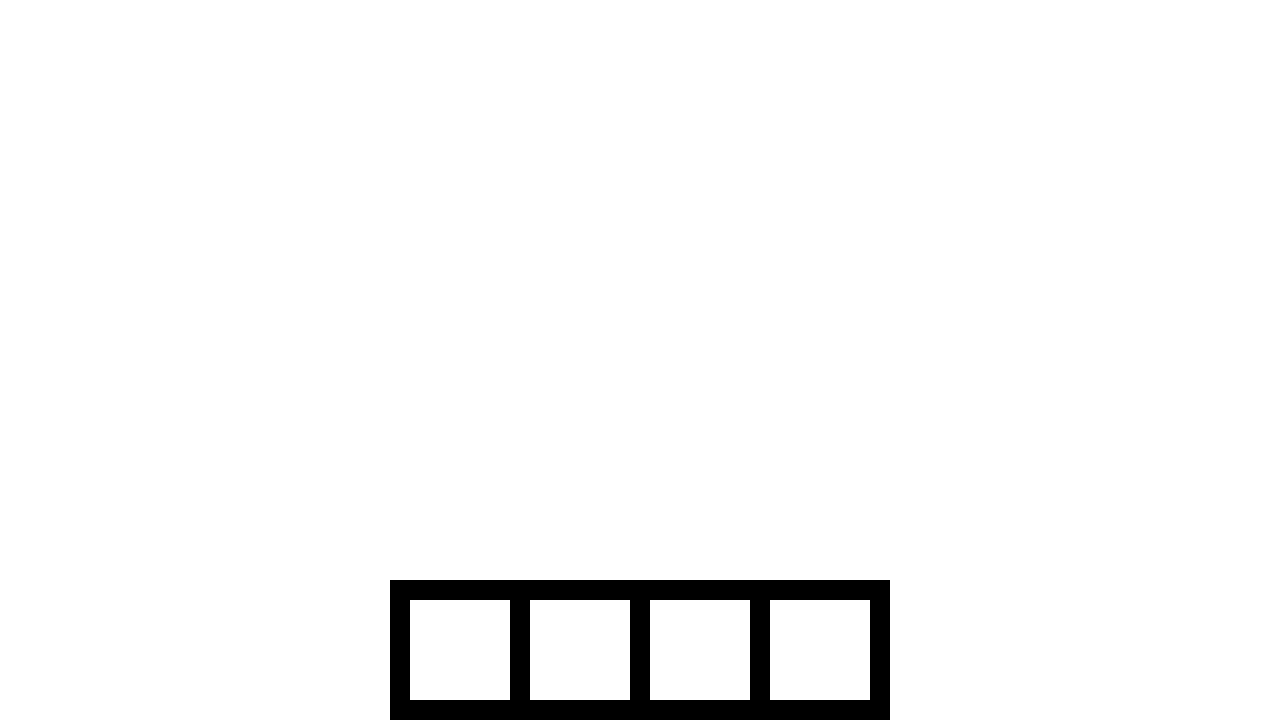
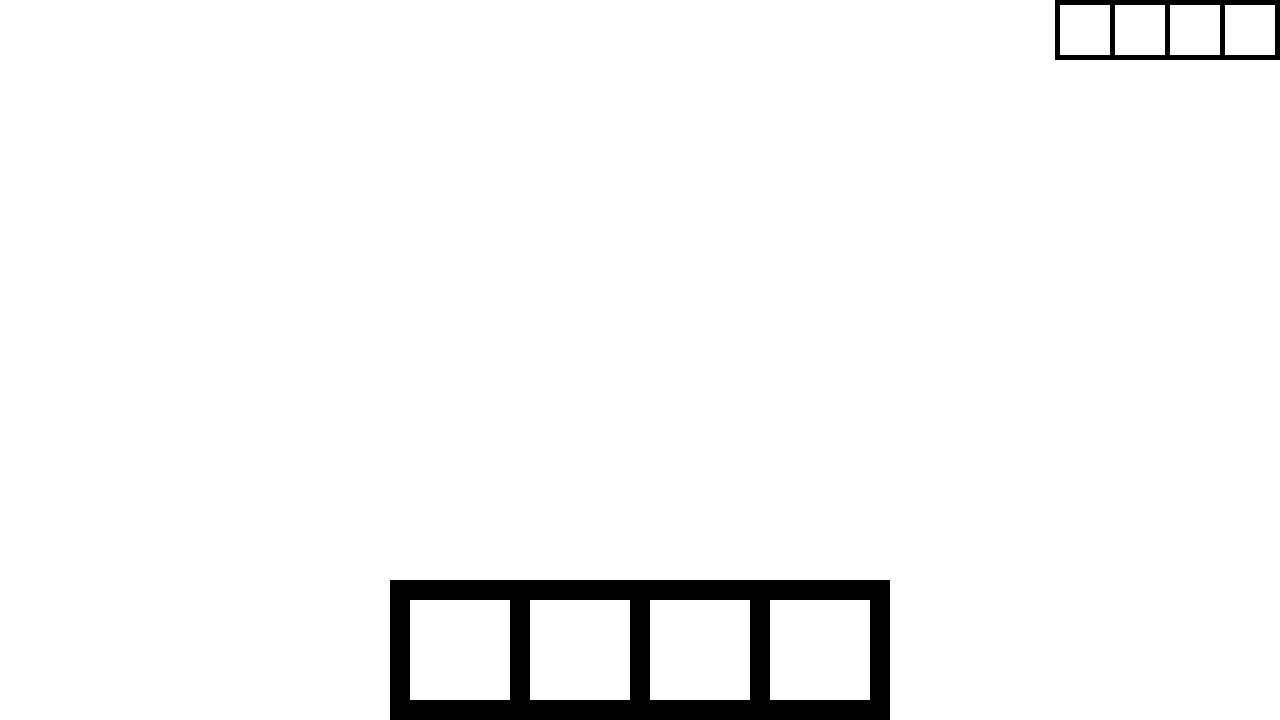
Comparing the layer stacks of the two (1280, 720) images. Changes:
added layer "Pasted Layer" above "Background" over [1055, 0, 1280, 60]
